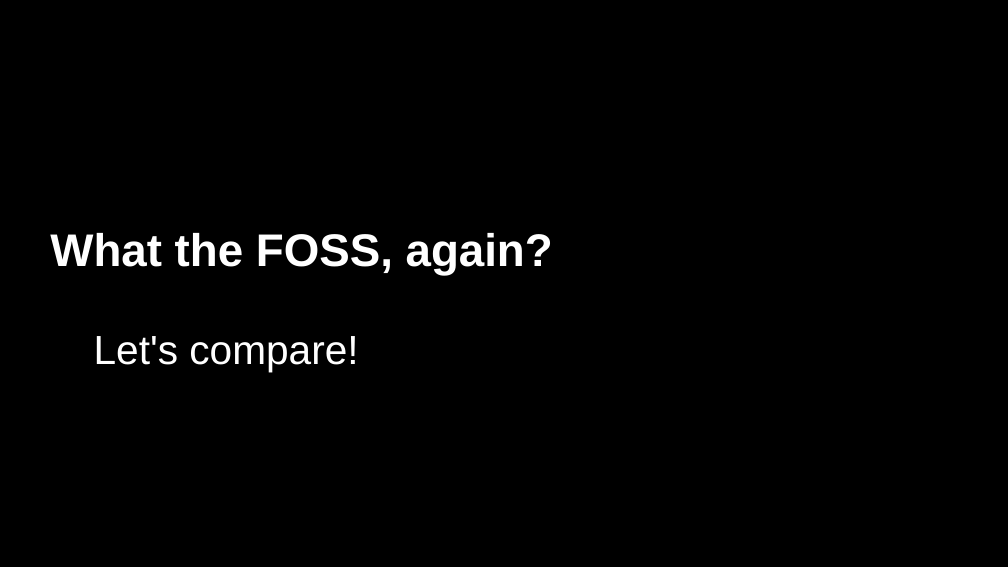
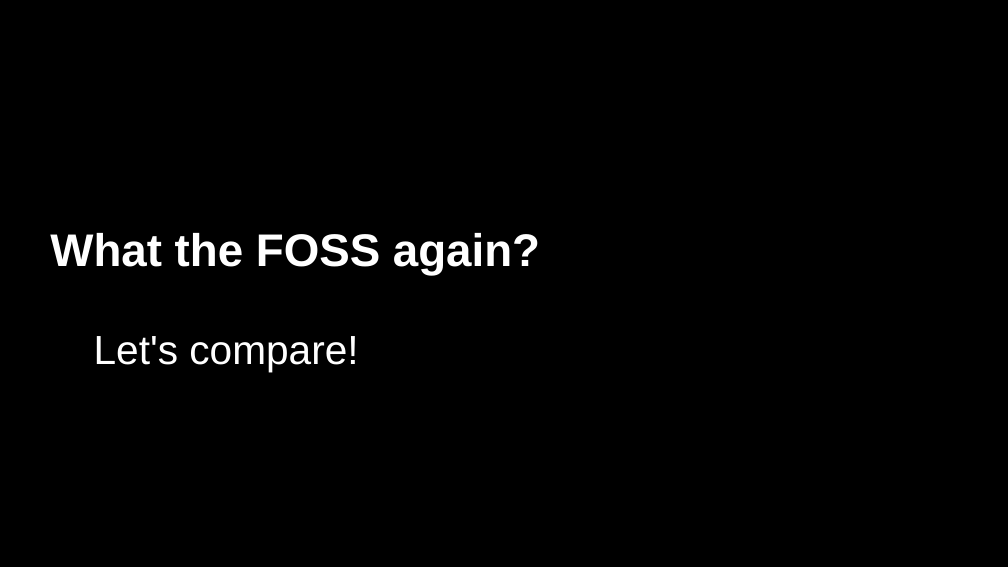
Before and after one commit to ax3l/datenspuren_2016, a slide deck: slide 23 of Slides.odp (slide 18 before the commit). Drawn at 1008x567 pixels with LibreOffice and Linux fonts; fonts in the diff are those of the drawing; background and template pictures are left out. Boxes give left, top, right and bottom in pixels: in the first picture for what was removed or moved away, otherwise in the second. Text is boxed around its words. In the diff, an @@ line names an element or a change of style, - is before the commit and + after.

```diff
--- a/Slides.odp
+++ b/Slides.odp
@@ title at (50, 233, 540, 275): text changed @@
-What the FOSS, again?
+What the FOSS again?
```
Also in this commit, not shown: 5 other slides changed, 5 slides added.
